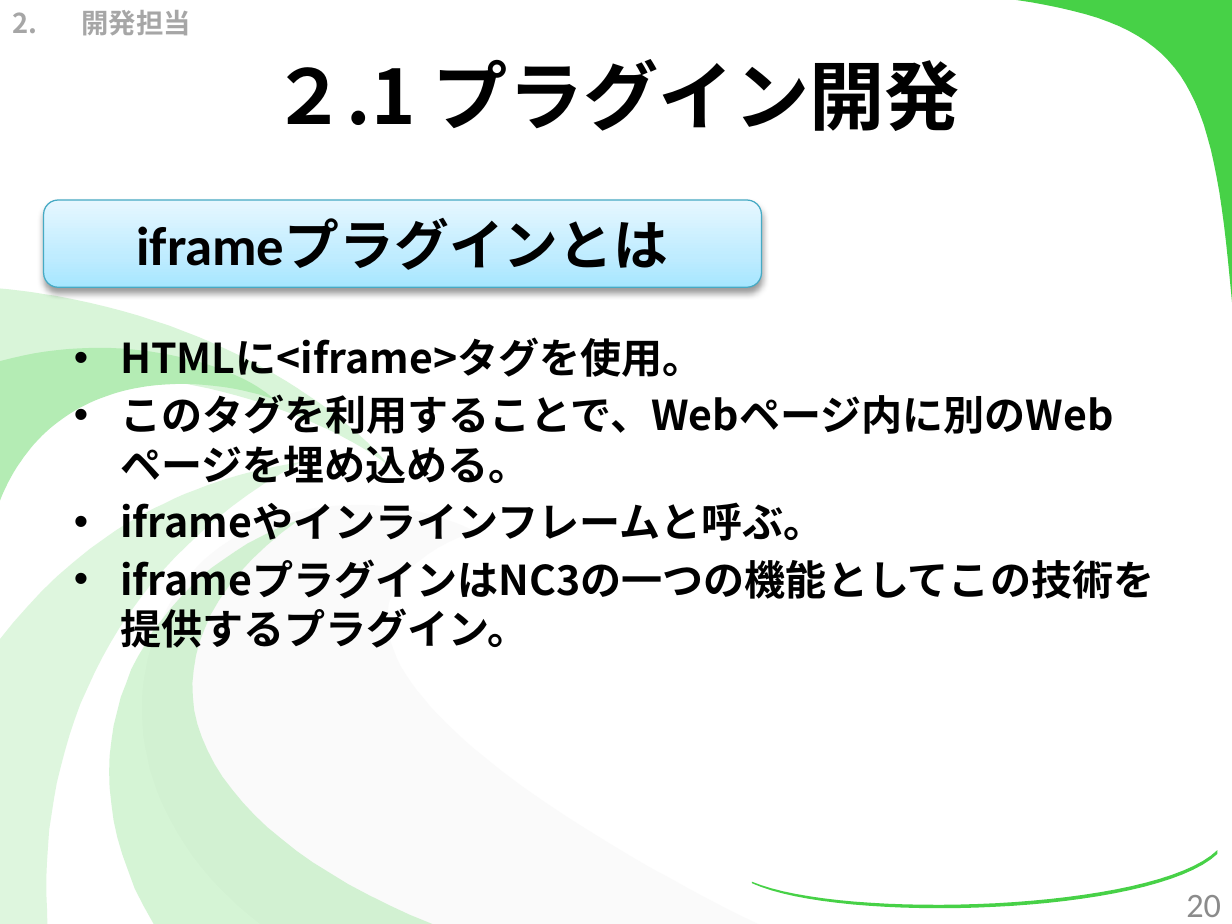
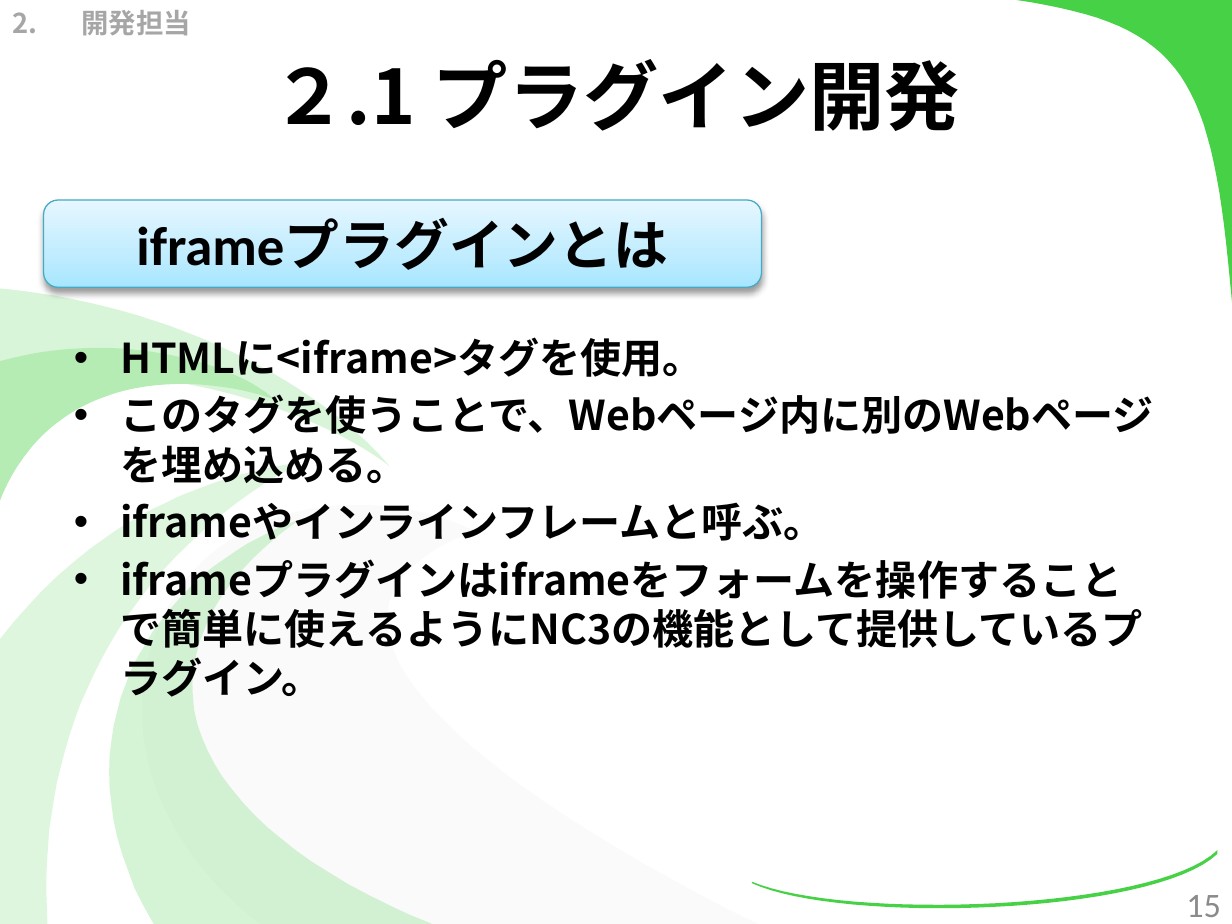
Before and after one commit to kotaro0717/Report-Management, a slide deck: slide 15 of PowerPoint/report_hokada.pptx (slide 20 before the commit). Drawn at 1232x924 pixels with LibreOffice and Linux fonts; fonts in the diff are those of the drawing. Boxes give left, top, right and bottom in pixels: in the first picture for what was removed or moved away, otherwise in the second. Text is boxed around its words. In the diff, an @@ line names an element or a change of style, - is before the commit and + after.

```diff
--- a/PowerPoint/report_hokada.pptx
+++ b/PowerPoint/report_hokada.pptx
@@ text at <box>120,388,1154,484</box>: text changed @@
-• このタグを利用することで、Webページ内に別のWebページを埋め込める。
+• このタグを使うことで、Webページ内に別のWebページを埋め込める。
@@ text at <box>120,657,323,697</box>: text changed @@
-• iframeプラグインはNC3の一つの機能としてこの技術を提供するプラグイン。
+• iframeプラグインはiframeをフォームを操作することで簡単に使えるようにNC3の機能として提供しているプラグイン。
@@ page number at <box>1186,895,1221,917</box>: text changed @@
-20
+15
```
Also in this commit, not shown: 41 other slides changed, 1 slide added, 3 slides removed, 2 other files.
